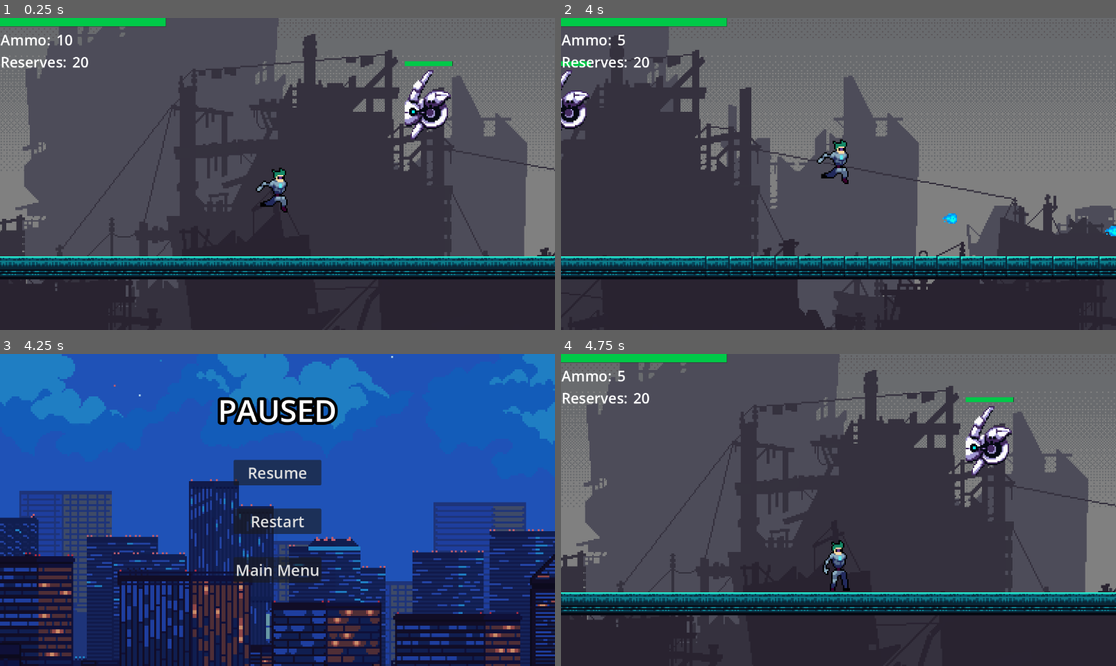
Above: before the commit, frames 1-4 (two rows, left to right).
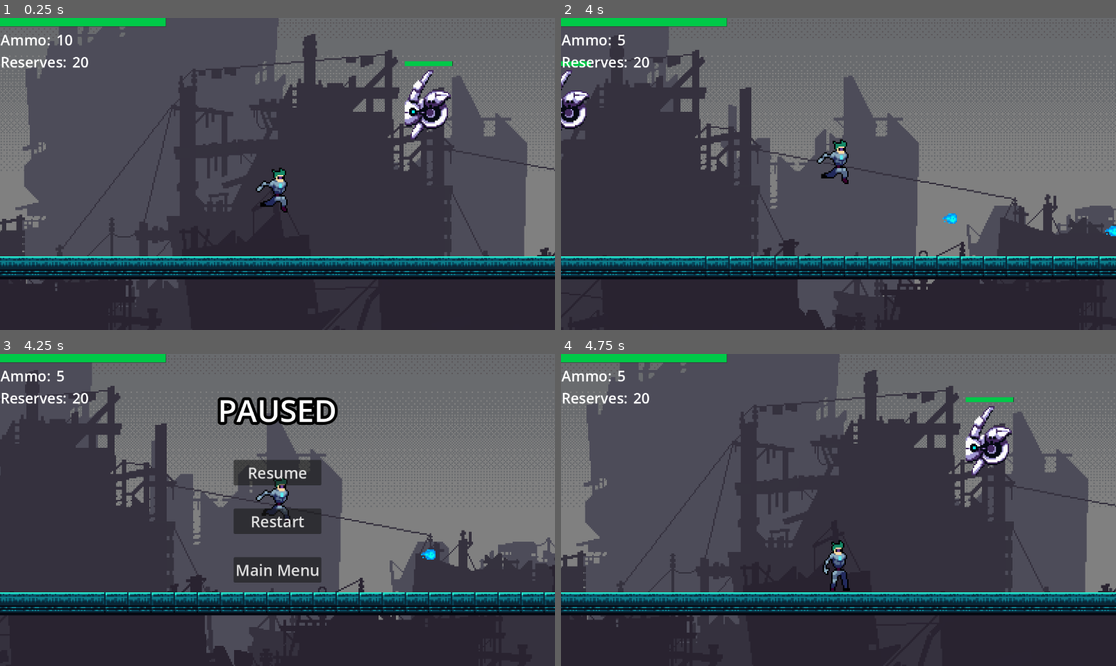
Above: after the commit, the same moments.

Repository: pranavReddy120/CyberCityV3
Game: Godot game, scene res://Scenes/level_2.tscn
Same seed, same stepped clock (60 frames per second), same inputs: the game is played once before the commit and once after it. This scene is started directly instead of the project's main scene.
Inputs:
- Up to frame 1 (0.25 s): no input
- Up to frame 2 (4 s): hold Right (right) 0.53-2.03 s; tap Space (shoot) every 0.75 s from 0.6 to 3.6 s; tap Up (jump) at 0.77, 1.52, 3.02, 3.77 s; hold Left (left) 2.03-2.78 s; hold Right (right) from 2.78 s (still down)
- Up to frame 3 (4.25 s): keep holding Right (right); tap Escape (esc) at 4.15 s
- Up to frame 4 (4.75 s): release Right (right) at 4.25 s; click "Restart" at 4.25 s

Frames 1-2 are identical in both runs. In frame 3, 93% of the frame differs, in the area x 0-100%, y 0-100%; in frame 4, nothing differs.

Commit message:
range health

Diff:
--- a/Scenes/bullet.tscn
+++ b/Scenes/bullet.tscn
@@ -19,7 +19,7 @@
 }]
 
 [sub_resource type="CircleShape2D" id="CircleShape2D_2vc3y"]
-radius = 15.9741
+radius = 12.7793
 
 [sub_resource type="CircleShape2D" id="CircleShape2D_lrpyj"]
 radius = 5.0
--- a/Scenes/pause_menu.tscn
+++ b/Scenes/pause_menu.tscn
@@ -1,7 +1,6 @@
-[gd_scene load_steps=4 format=3 uid="uid://itmmbrctkyf8"]
+[gd_scene load_steps=3 format=3 uid="uid://itmmbrctkyf8"]
 
 [ext_resource type="Script" path="res://Scripts/pause_menu.gd" id="1_wl5ls"]
-[ext_resource type="Texture2D" uid="uid://bnpc64s7h8agh" path="res://Assets/background.png" id="2_dvjbd"]
 
 [sub_resource type="SystemFont" id="SystemFont_xuof0"]
 font_names = PackedStringArray("Impact")
@@ -9,14 +8,6 @@
 [node name="PauseMenu" type="CanvasLayer"]
 process_mode = 3
 script = ExtResource("1_wl5ls")
-
-[node name="TextureRect" type="TextureRect" parent="."]
-anchors_preset = 15
-anchor_right = 1.0
-anchor_bottom = 1.0
-grow_horizontal = 2
-grow_vertical = 2
-texture = ExtResource("2_dvjbd")
 
 [node name="MarginContainer" type="MarginContainer" parent="."]
 anchors_preset = 15
--- a/Scenes/range.tscn
+++ b/Scenes/range.tscn
@@ -1,9 +1,10 @@
-[gd_scene load_steps=17 format=3 uid="uid://c3v4ujjkbymso"]
+[gd_scene load_steps=19 format=3 uid="uid://c3v4ujjkbymso"]
 
 [ext_resource type="Script" path="res://Scripts/range.gd" id="1_xt0oy"]
 [ext_resource type="Texture2D" uid="uid://bdlv1alx76kpl" path="res://Assets/1 Biker/Idle1.png" id="2_mhj3m"]
 [ext_resource type="Texture2D" uid="uid://d3xra0s53v5e1" path="res://Assets/1 Biker/Walk1.png" id="3_810gm"]
 [ext_resource type="Texture2D" uid="uid://ds0dxa276p0j" path="res://Assets/1 Biker/8_1.png" id="4_gs3iq"]
+[ext_resource type="PackedScene" uid="uid://bq0by4ds62bcy" path="res://Scenes/healthbar.tscn" id="5_kl0se"]
 
 [sub_resource type="AtlasTexture" id="AtlasTexture_dmajk"]
 atlas = ExtResource("2_mhj3m")
@@ -89,6 +90,10 @@
 [sub_resource type="RectangleShape2D" id="RectangleShape2D_bw7xt"]
 size = Vector2(80.5, 25)
 
+[sub_resource type="CapsuleShape2D" id="CapsuleShape2D_c0ynv"]
+radius = 11.0
+height = 36.0
+
 [node name="Range" type="CharacterBody2D"]
 script = ExtResource("1_xt0oy")
 
@@ -125,5 +130,18 @@
 [node name="Aim" type="Marker2D" parent="."]
 position = Vector2(34, 0)
 
+[node name="HealthBar" parent="." instance=ExtResource("5_kl0se")]
+offset_left = -16.0
+offset_top = -29.0
+offset_right = 284.0
+offset_bottom = -9.0
+scale = Vector2(0.110513, 0.15965)
+
+[node name="BulletDetector" type="Area2D" parent="."]
+
+[node name="CollisionShape2D" type="CollisionShape2D" parent="BulletDetector"]
+shape = SubResource("CapsuleShape2D_c0ynv")
+
 [connection signal="body_entered" from="Detector" to="." method="_on_detector_body_entered"]
 [connection signal="body_exited" from="Detector" to="." method="_on_detector_body_exited"]
+[connection signal="body_entered" from="BulletDetector" to="." method="_on_bullet_detector_body_entered"]
--- a/Scripts/killzone.gd
+++ b/Scripts/killzone.gd
@@ -4,9 +4,10 @@
 var main_menu = preload("res://Scenes/main_menu.tscn")
 
 func _on_body_entered(body):
-	print("You died")
-	body.get_node("CollisionShape2D").queue_free()
-	timer.start()
+	if body.is_in_group("player"):
+		print("You died")
+		body.get_node("CollisionShape2D").queue_free()
+		timer.start()
 
 
 
--- a/Scripts/range.gd
+++ b/Scripts/range.gd
@@ -5,9 +5,12 @@
 const bullet_path = preload("res://Scenes/enemy_bullet.tscn")
 var main_menu = preload("res://Scenes/main_menu.tscn")
 var in_range = false
+@onready var healthbar = $HealthBar
+var health = 3
 
 func _ready():
 	$AnimatedSprite2D.play("walk")
+	healthbar.init_health(health)
 
 func _physics_process(delta):
 
@@ -61,3 +64,15 @@
 	get_parent().add_child(bullet) # sets the bullet as the child of the shooter
 	bullet.global_position = $Node2D/Marker2D.global_position
 	bullet.velocity = $Aim.global_position - bullet.position
+
+
+
+func _on_bullet_detector_body_entered(body):
+	if body.is_in_group("bullet"):
+		health -= 1
+		body.queue_free()
+		if health <= 0:
+			$AnimatedSprite2D.modulate = Color(1, 0, 0)  # RGB values for red
+			await get_tree().create_timer(0.2).timeout
+			queue_free() #removes enemy from scene
+		healthbar.health = health
